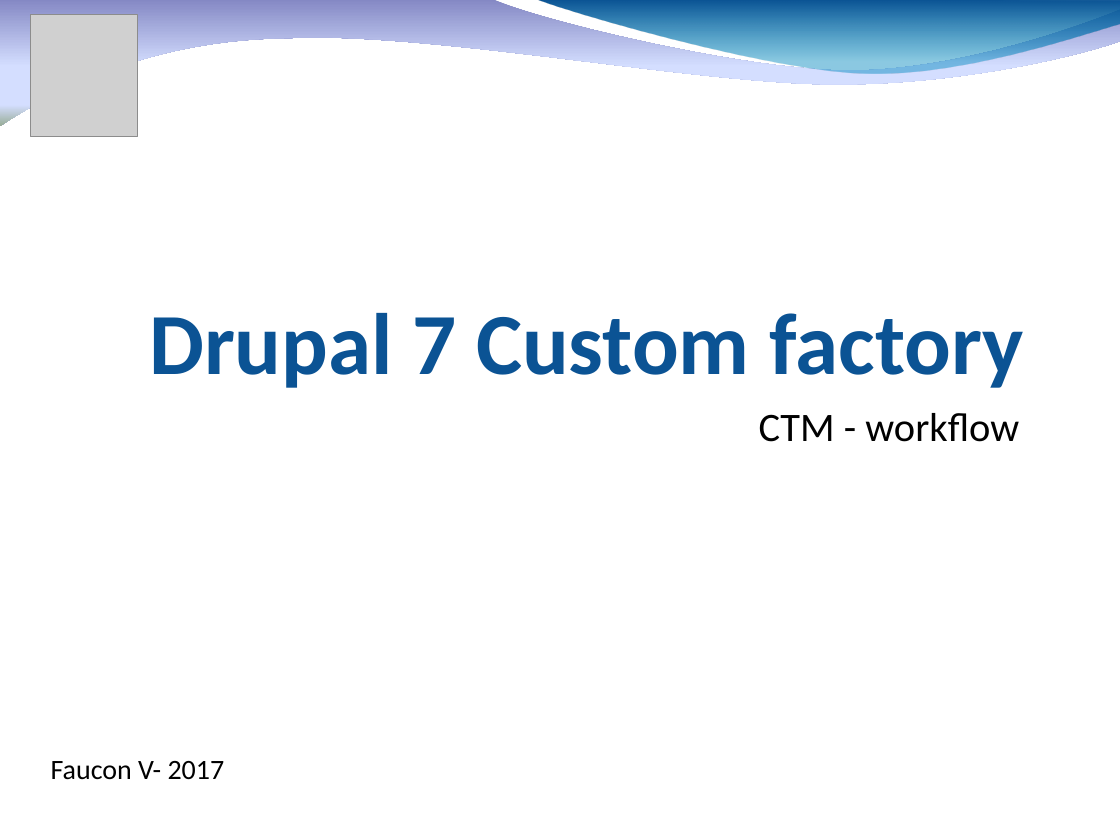
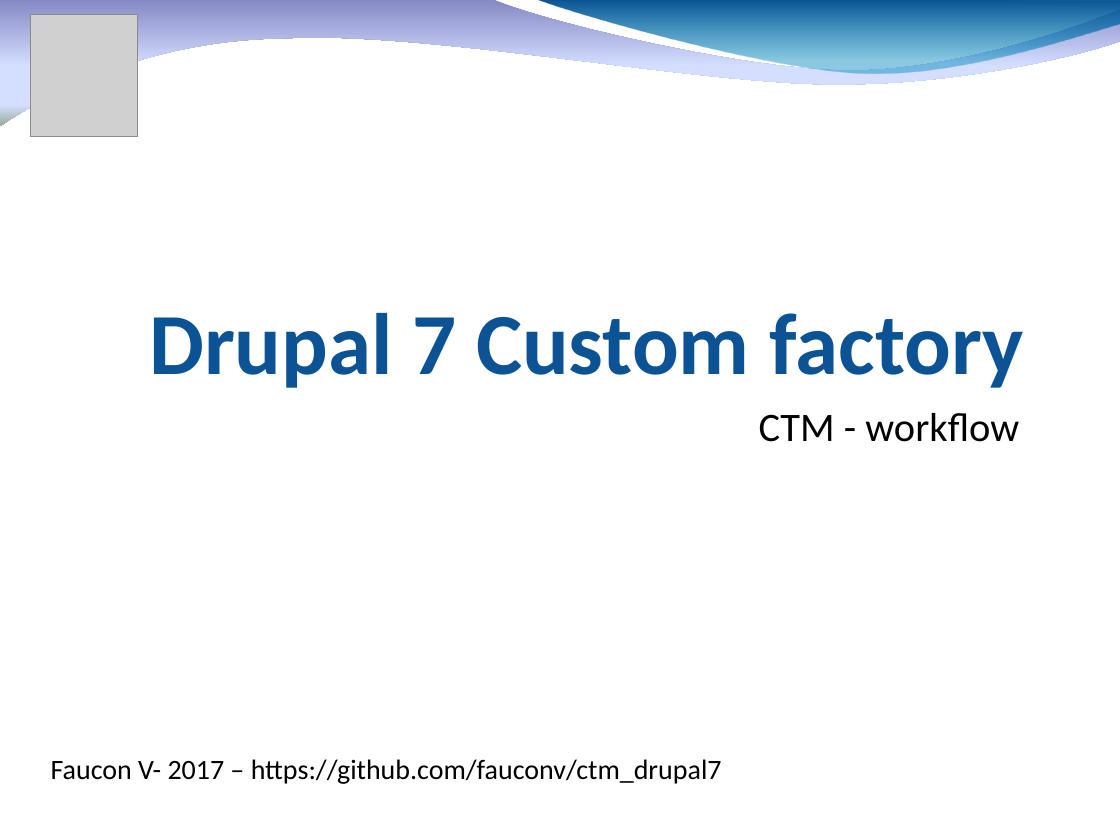
Before and after one commit to fauconv/ctm_drupal7, a slide deck: slide 1 of docs/Drupal 7 CTM factory - workflow.pptx. Drawn at 1120x840 pixels with LibreOffice and Linux fonts; fonts in the diff are those of the drawing; grey boxes stand for pictures; background and template pictures are left out. Boxes give left, top, right and bottom in pixels: in the first picture for what was removed or moved away, otherwise in the second. Text is boxed around its words. In the diff, an @@ line names an element or a change of style, - is before the commit and + after.

```diff
--- a/docs/Drupal 7 CTM factory - workflow.pptx
+++ b/docs/Drupal 7 CTM factory - workflow.pptx
@@ text at (51,759,722,784): text changed @@
-Faucon V- 2017
+Faucon V- 2017 – https://github.com/fauconv/ctm_drupal7
```
Also in this commit, not shown: 16 other files.
